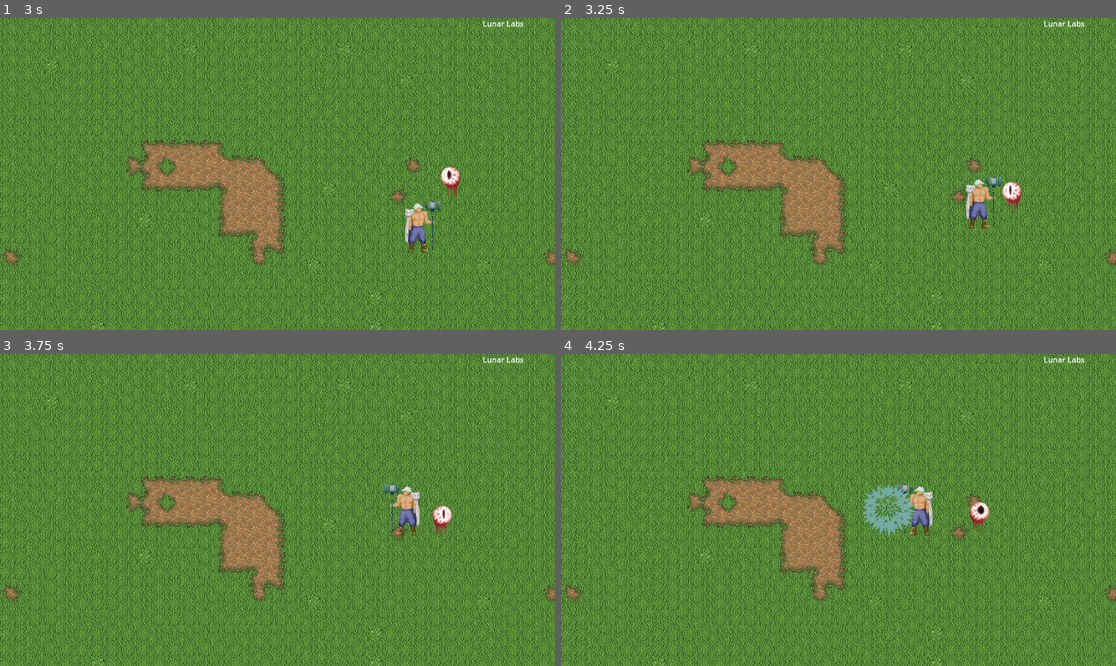
Above: before the commit, frames 1-4 (two rows, left to right).
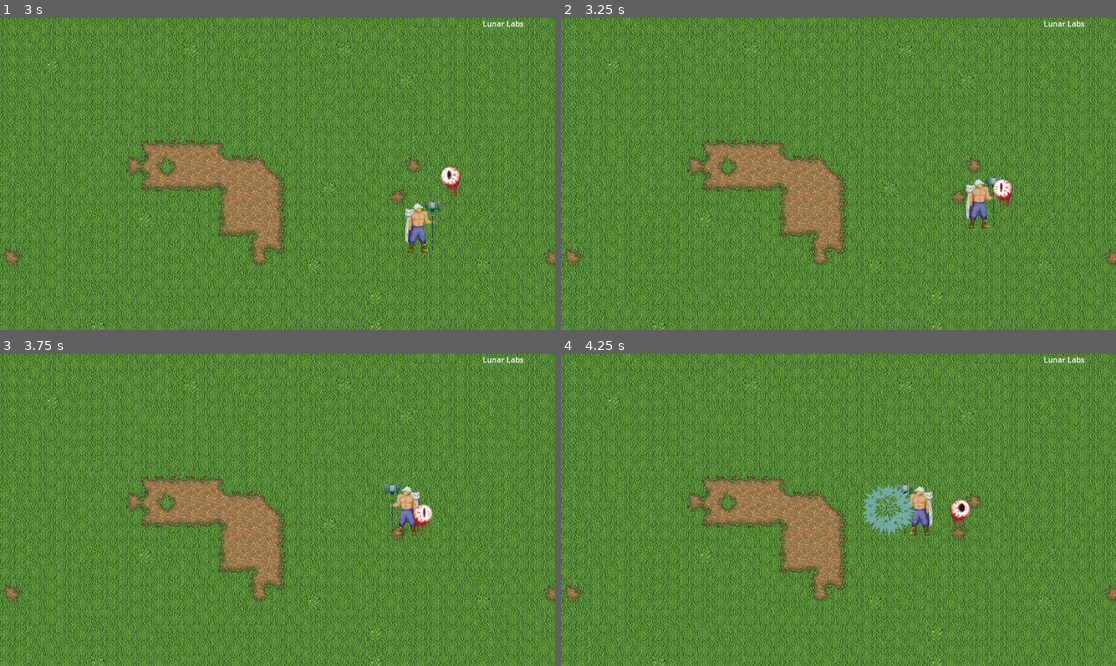
Above: after the commit, the same moments.

Repository: chii-vu/Grimlite
Game: Godot game, scene res://GameplayScene.tscn
Same seed, same stepped clock (60 frames per second), same inputs: the game is played once before the commit and once after it.
Inputs:
- Up to frame 1 (3 s): tap Enter at 0.5 s; hold Right (ui_right) 0.53-1.28 s; hold Down (ui_down) 1.28-2.03 s; hold Right (ui_right) 2.03-2.78 s; hold Up (ui_up) from 2.78 s (still down)
- Up to frame 2 (3.25 s): keep holding Up (ui_up)
- Up to frame 3 (3.75 s): release Up (ui_up) at 3.53 s; hold Left (ui_left) from 3.53 s (still down)
- Up to frame 4 (4.25 s): keep holding Left (ui_left)

Frame 1 is identical in both runs. In frame 2, 0.3% of the frame differs, in the area x 77-83%, y 51-63%; in frame 3, 0.4%, in the area x 74-82%, y 48-59%; in frame 4, 0.4%.

Commit message:
make new global hud script with score counter variable

Diff:
--- a/GameplayScene.tscn
+++ b/GameplayScene.tscn
@@ -1,7 +1,8 @@
-[gd_scene load_steps=3 format=3 uid="uid://cdopx0hcp0mqx"]
+[gd_scene load_steps=4 format=3 uid="uid://cdopx0hcp0mqx"]
 
 [ext_resource type="Texture2D" uid="uid://bci3x2vqo1p1u" path="res://assets/land_prototype.png" id="2_d0g5i"]
 [ext_resource type="PackedScene" uid="uid://lsgfp2mh8rop" path="res://mvc/Game.tscn" id="2_prymh"]
+[ext_resource type="Script" path="res://hud.gd" id="2_r1vde"]
 
 [node name="GameplayScene" type="Node2D"]
 
@@ -10,6 +11,7 @@
 [node name="Camera2D" type="Camera2D" parent="."]
 
 [node name="HUD" type="CanvasLayer" parent="."]
+script = ExtResource("2_r1vde")
 
 [node name="Name" type="Label" parent="HUD"]
 anchors_preset = 1
--- /dev/null
+++ b/hud.gd
@@ -0,0 +1,13 @@
+extends CanvasLayer
+class_name hud
+
+var score: int = 0
+
+# Called when the node enters the scene tree for the first time.
+func _ready() -> void:
+	pass # Replace with function body.
+
+
+# Called every frame. 'delta' is the elapsed time since the previous frame.
+func _process(delta: float) -> void:
+	pass
--- a/mvc/model/enemy/Eyeball.tscn
+++ b/mvc/model/enemy/Eyeball.tscn
@@ -102,7 +102,7 @@
 
 [node name="Eyeball" type="CharacterBody2D"]
 collision_layer = 2
-collision_mask = 3
+collision_mask = 2
 motion_mode = 1
 wall_min_slide_angle = 0.0
 script = ExtResource("1_23g8y")
--- a/project.godot
+++ b/project.godot
@@ -18,6 +18,7 @@
 [autoload]
 
 GlobalSoundsManager="*res://GlobalSoundsManager.tscn"
+Hud="*res://hud.gd"
 
 [input]
 
